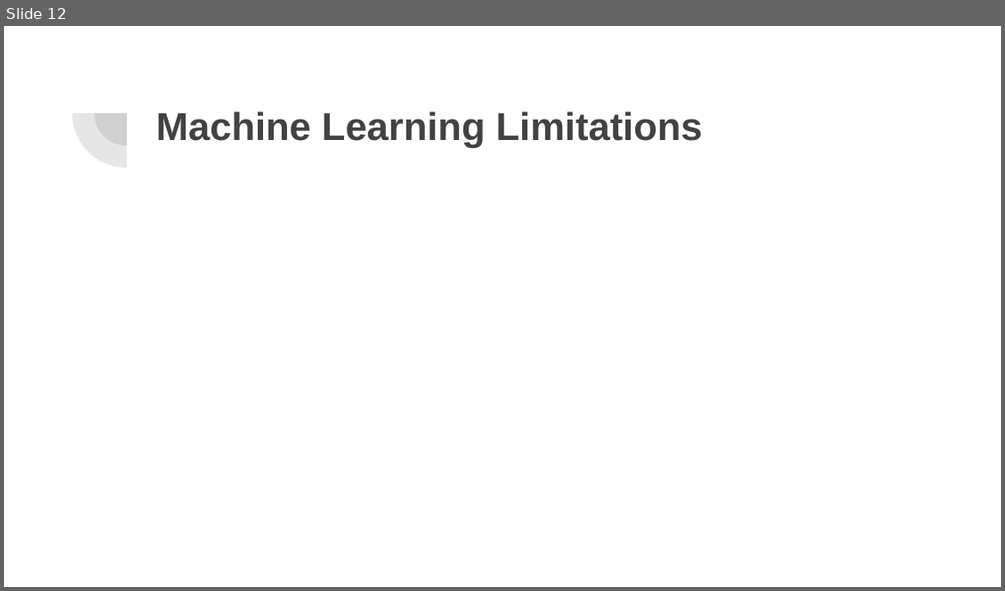
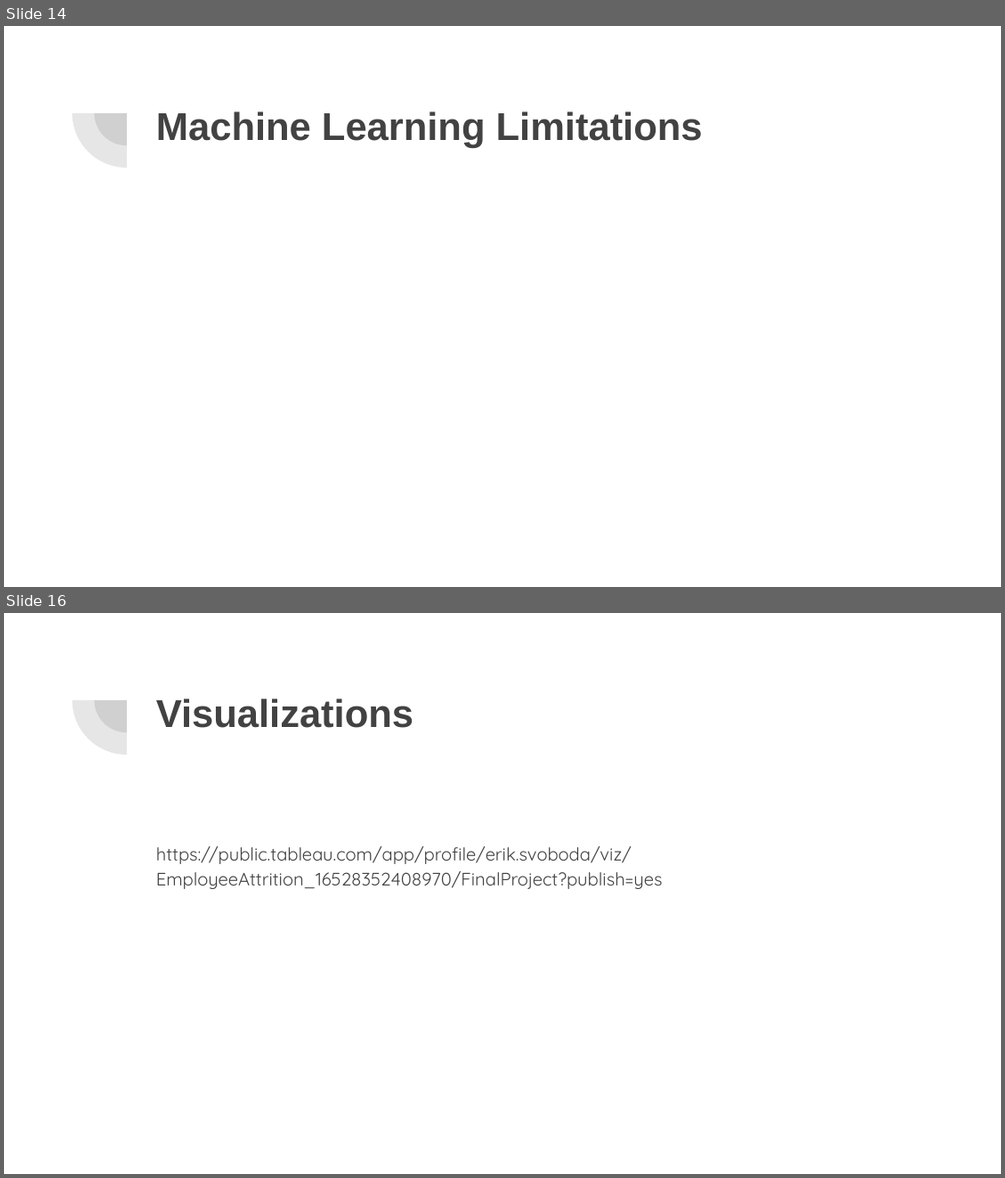
Before and after one commit to lykkelig/Group6_Final_Project, a slide deck: Final Project Presentation.pptx. Shown one above the other, each under a label of ours: slide 12 before the commit, slides 14 and 16 after it; the slides between them are not shown. The pictures are 1005x591 and 1005x1178 pixels, drawn with LibreOffice and Linux fonts; fonts in the diff are those of the drawing. Boxes give left, top, right and bottom in pixels: in the first picture for what was removed or moved away, otherwise in the second. Text is boxed around its words. In the diff, an @@ line names an element or a change of style, - is before the commit and + after.

```diff
--- a/Final Project Presentation.pptx
+++ b/Final Project Presentation.pptx
@@ slide 16 added at (x1=4, y1=613, x2=1001, y2=1174), background #FFFFFF; not listed: 2 template elements that a slide beside it also shows @@
@@ title added at (x1=156, y1=698, x2=413, y2=728), 28 pt, text #424242, bold @@
+Visualizations
@@ text added at (x1=156, y1=846, x2=663, y2=889), 13 pt, text #424242 @@
+https://public.tableau.com/app/profile/erik.svoboda/viz/EmployeeAttrition_16528352408970/FinalProject?publish=yes
@@ what was slide 12 is now slide 14 @@
```
Also in this commit, not shown: 2 slides changed, 2 other slides added, 1 slide removed, 1 other file.
